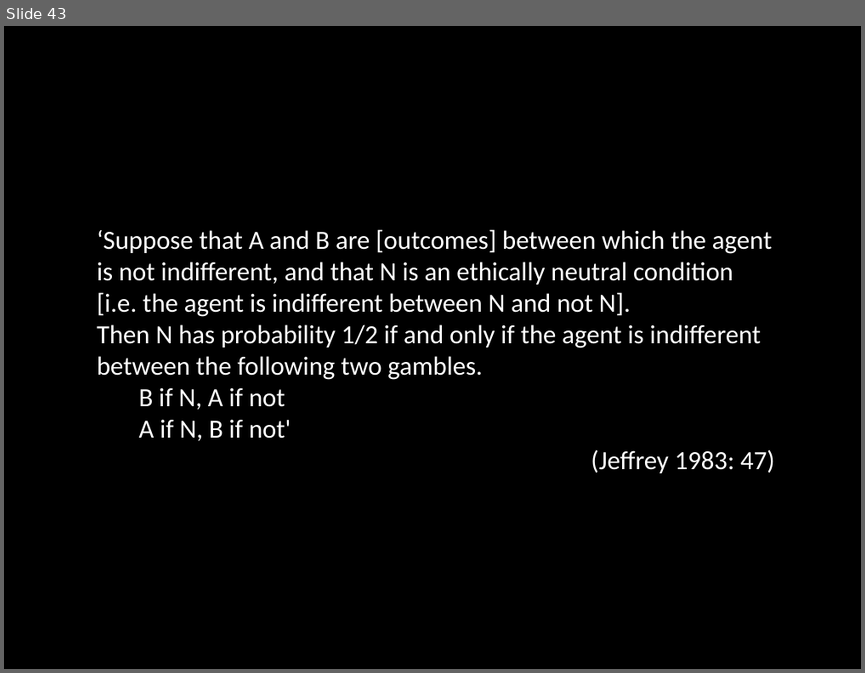
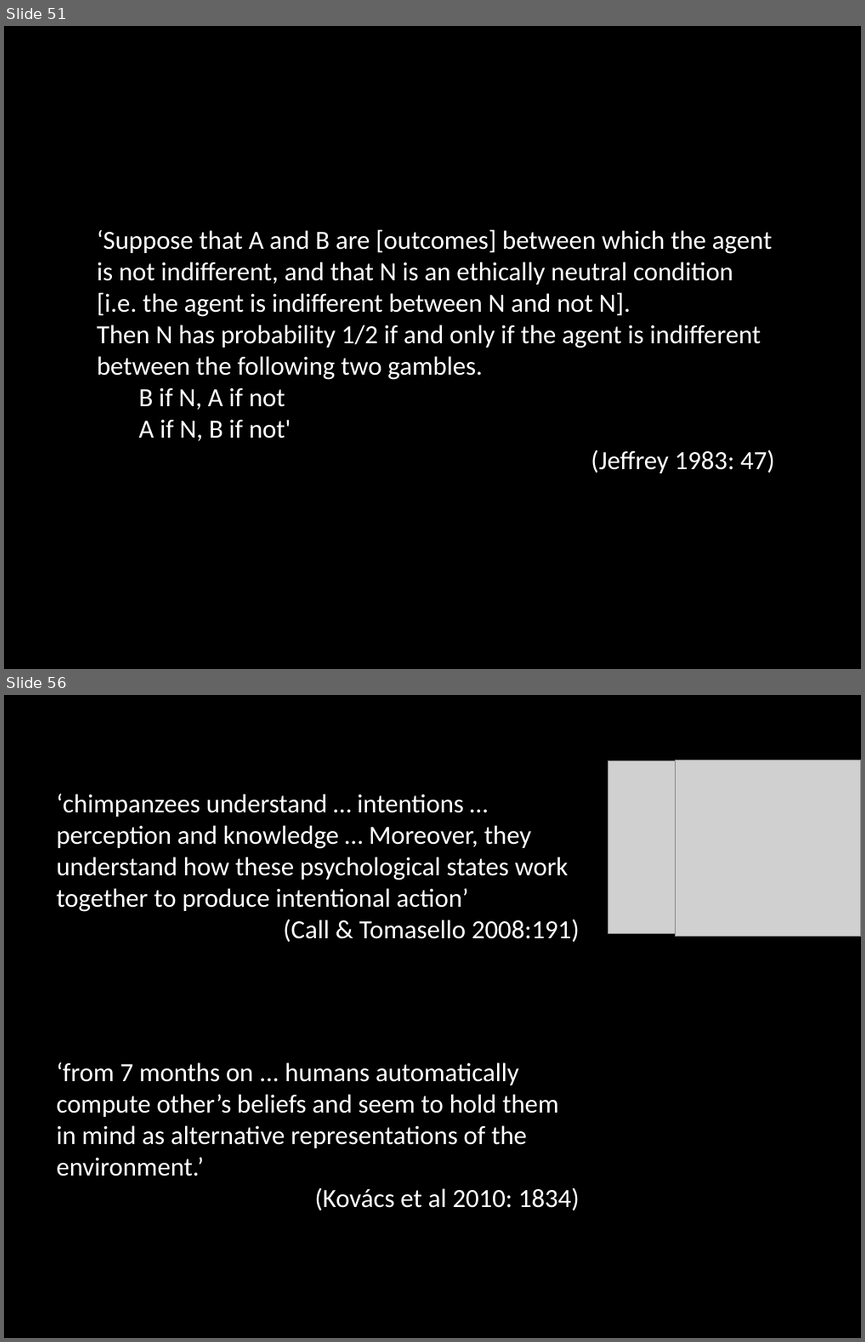
Before and after one commit to butterfill/lecture_mindreading_joint_action_philosophical_tools, a slide deck: lecture 02 what are mental states/lecture02.what are mental states.ppt.pptx. Shown one above the other, each under a label of ours: slide 43 before the commit, slides 51 and 56 after it; the slides between them are not shown. The pictures are 865x673 and 865x1342 pixels, drawn with LibreOffice and Linux fonts; fonts in the diff are those of the drawing; grey boxes stand for pictures. Boxes give left, top, right and bottom in pixels: in the first picture for what was removed or moved away, otherwise in the second. Text is boxed around its words. In the diff, an @@ line names an element or a change of style, - is before the commit and + after.

```diff
--- a/lecture 02 what are mental states/lecture02.what are mental states.ppt.pptx
+++ b/lecture 02 what are mental states/lecture02.what are mental states.ppt.pptx
@@ slide 56 added at <box>4,695,861,1338</box>, background #000000 @@
@@ picture added at <box>608,761,738,934</box> @@
@@ picture added at <box>676,760,861,936</box> @@
@@ text added at <box>57,794,579,941</box>, 22 pt, text #FFFFFF @@
+‘chimpanzees understand … intentions … perception and knowledge … Moreover, they understand how these psychological states work together to produce intentional action’
+(Call & Tomasello 2008:191)
@@ text added at <box>57,1062,579,1210</box>, 22 pt, text #FFFFFF @@
+‘from 7 months on ... humans automatically compute other’s beliefs and seem to hold them in mind as alternative representations of the environment.’
+(Kovács et al 2010: 1834)
@@ what was slide 43 is now slide 51 @@
```
Also in this commit, not shown: 5 slides changed, 16 other slides added, 10 other files.
